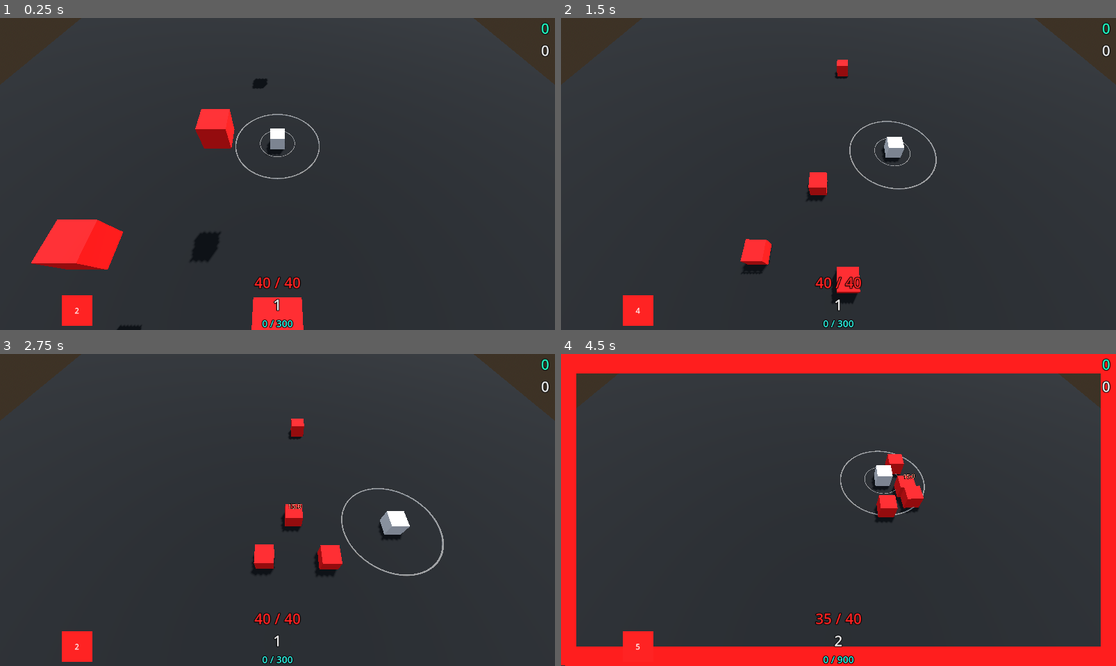
Above: before the commit, frames 1-4 (two rows, left to right).
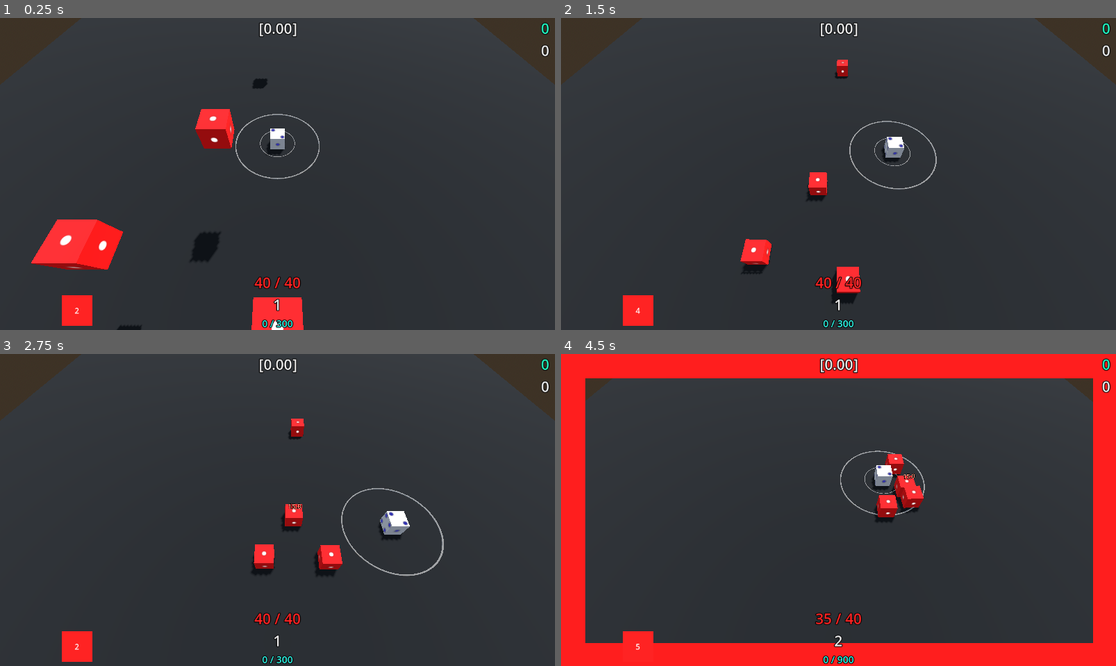
Above: after the commit, the same moments.

Repository: KamPit0605/gdc-project--dice-challenge
Game: Godot game, scene res://Scenes/prototype.tscn
The game is run twice, just before and just after one commit, with the same random seed, the same clock (stepped at 60 frames per second) and the same inputs.
Inputs (mouse positions are in pixels of both pictures, inside the frame that each line leads up to):
- Up to frame 1 (0.25 s): no input
- Up to frame 2 (1.5 s): tap Enter (ui_accept) at 0.5, 0.77 s; move the mouse to (960, 158) at 0.52 s; hold D (Move_Right) 0.53-1.28 s; click (960, 158) at 0.6 s; move the mouse to (727, 189) at 1.27 s; hold S (Move_Backward) from 1.28 s (still down); click (727, 189) at 1.35 s
- Up to frame 3 (2.75 s): tap Enter (ui_accept) at 1.52 s; move the mouse to (333, 441) at 2.02 s; release S (Move_Backward) at 2.03 s; hold D (Move_Right) from 2.03 s (still down); tap Z (Auto_Attack) at 2.1 s; click (333, 441) at 2.3 s
- Up to frame 4 (4.5 s): move the mouse to (810, 572) at 2.77 s; release D (Move_Right) at 2.78 s; hold W (Move_Forward) 2.78-3.53 s; tap L (Level Up) at 2.85 s; tap Enter (ui_accept) at 3.02, 3.77 s; click (810, 572) at 3.05 s; move the mouse to (1005, 556) at 3.52 s; hold A (Move_Left) from 3.53 s (still down); click (1005, 556) at 3.6 s; move the mouse to (672, 463) at 4.27 s; click (672, 463) at 4.35 s

The runs differ from the first frame. In frame 1, 0.4% of the frame differs, in the area x 10-54%, y 1-100%; in frame 2, 0.3%; in frame 3, 0.3%; in frame 4, 5.3%, in the area x 0-98%, y 1-100%.

Commit message:
2025-3-30 | Dice Textures! and CRITICAL TEXT

Diff:
--- a/Characters/Enemy/enemy_big_dice.tscn
+++ b/Characters/Enemy/enemy_big_dice.tscn
@@ -1,6 +1,7 @@
 [gd_scene format=3 uid="uid://8mqndqcu3plk"]
 
 [ext_resource type="Script" uid="uid://7pdjkuaqua56" path="res://Scripts/Enemy/enemy_big_dice.gd" id="1_el3yh"]
+[ext_resource type="Texture2D" uid="uid://calotiwvbebbh" path="res://Textures/Dice/DieSide4.png" id="2_5fh3b"]
 
 [sub_resource type="BoxShape3D" id="BoxShape3D_w0rp6"]
 size = Vector3(1.5, 1.5, 1.5)
@@ -42,6 +43,33 @@
 
 [node name="FollowingCooldown" type="Timer" parent="." unique_id=1520790909]
 
+[node name="Textures" type="Node3D" parent="." unique_id=1462640747]
+transform = Transform3D(1.5, 0, 0, 0, 1.5, 0, 0, 0, 1.5, 0, 0, 0)
+
+[node name="DiceSide(1)_1" type="Sprite3D" parent="Textures" unique_id=491812283]
+transform = Transform3D(0.255, 0, 0, 0, 0.255, 0, 0, 0, 0.255, 0, 0, 0.5099685)
+texture = ExtResource("2_5fh3b")
+
+[node name="DiceSide(1)_2" type="Sprite3D" parent="Textures" unique_id=1408893653]
+transform = Transform3D(0.255, 0, 0, 0, 0.255, 0, 0, 0, 0.255, 0, 0, -0.5041398)
+texture = ExtResource("2_5fh3b")
+
+[node name="DiceSide(1)_3" type="Sprite3D" parent="Textures" unique_id=1194217945]
+transform = Transform3D(0.255, 0, 0, 0, -1.1146404e-08, -0.255, 0, 0.255, -1.1146404e-08, 0, 0.5047648, -0.0023055375)
+texture = ExtResource("2_5fh3b")
+
+[node name="DiceSide(1)_4" type="Sprite3D" parent="Textures" unique_id=1742175343]
+transform = Transform3D(0.255, 0, 0, 0, -1.1146404e-08, -0.255, 0, 0.255, -1.1146404e-08, 0, -0.5026775, -0.0023055375)
+texture = ExtResource("2_5fh3b")
+
+[node name="DiceSide(1)_5" type="Sprite3D" parent="Textures" unique_id=572362975]
+transform = Transform3D(-1.1146404e-08, 0, 0.255, 0, 0.255, 0, -0.255, 0, -1.1146404e-08, -0.51649547, 0, 6.648898e-05)
+texture = ExtResource("2_5fh3b")
+
+[node name="DiceSide(1)_6" type="Sprite3D" parent="Textures" unique_id=1907491499]
+transform = Transform3D(-1.1146404e-08, 0, 0.255, 0, 0.255, 0, -0.255, 0, -1.1146404e-08, 0.50267863, 0, 6.648898e-05)
+texture = ExtResource("2_5fh3b")
+
 [connection signal="area_entered" from="EnemyTrigger" to="." method="_on_enemy_trigger_area_entered"]
 [connection signal="area_exited" from="EnemyTrigger" to="." method="_on_enemy_trigger_area_exited"]
 [connection signal="timeout" from="DamageCooldown" to="." method="_on_damage_cooldown_timeout"]
--- a/Characters/Enemy/enemy_huge_dice.tscn
+++ b/Characters/Enemy/enemy_huge_dice.tscn
@@ -1,6 +1,7 @@
 [gd_scene format=3 uid="uid://np1s8332f1a4"]
 
 [ext_resource type="Script" uid="uid://bv4irr41vh5fj" path="res://Scripts/Enemy/enemy_huge_dice.gd" id="1_t3ne1"]
+[ext_resource type="Texture2D" uid="uid://d0qgk7do0wdsr" path="res://Textures/Dice/DieSide6.png" id="2_cyxb2"]
 
 [sub_resource type="BoxShape3D" id="BoxShape3D_w0rp6"]
 size = Vector3(3, 3, 3)
@@ -42,6 +43,33 @@
 
 [node name="FollowingCooldown" type="Timer" parent="." unique_id=1520790909]
 
+[node name="Textures" type="Node3D" parent="." unique_id=1548517531]
+transform = Transform3D(2.985, 0, 0, 0, 2.985, 0, 0, 0, 2.985, 0, 0, 0)
+
+[node name="DiceSide(1)_1" type="Sprite3D" parent="Textures" unique_id=370147218]
+transform = Transform3D(0.255, 0, 0, 0, 0.255, 0, 0, 0, 0.255, 0, 0, 0.5099685)
+texture = ExtResource("2_cyxb2")
+
+[node name="DiceSide(1)_2" type="Sprite3D" parent="Textures" unique_id=1823475352]
+transform = Transform3D(0.255, 0, 0, 0, 0.255, 0, 0, 0, 0.255, 0, 0, -0.5041398)
+texture = ExtResource("2_cyxb2")
+
+[node name="DiceSide(1)_3" type="Sprite3D" parent="Textures" unique_id=1419110024]
+transform = Transform3D(0.255, 0, 0, 0, -1.1146404e-08, -0.255, 0, 0.255, -1.1146404e-08, 0, 0.5047648, -0.0023055375)
+texture = ExtResource("2_cyxb2")
+
+[node name="DiceSide(1)_4" type="Sprite3D" parent="Textures" unique_id=976391041]
+transform = Transform3D(0.255, 0, 0, 0, -1.1146404e-08, -0.255, 0, 0.255, -1.1146404e-08, 0, -0.5026775, -0.0023055375)
+texture = ExtResource("2_cyxb2")
+
+[node name="DiceSide(1)_5" type="Sprite3D" parent="Textures" unique_id=30341158]
+transform = Transform3D(-1.1146404e-08, 0, 0.255, 0, 0.255, 0, -0.255, 0, -1.1146404e-08, -0.51649547, 0, 6.648898e-05)
+texture = ExtResource("2_cyxb2")
+
+[node name="DiceSide(1)_6" type="Sprite3D" parent="Textures" unique_id=706436389]
+transform = Transform3D(-1.1146404e-08, 0, 0.255, 0, 0.255, 0, -0.255, 0, -1.1146404e-08, 0.50267863, 0, 6.648898e-05)
+texture = ExtResource("2_cyxb2")
+
 [connection signal="area_entered" from="EnemyTrigger" to="." method="_on_enemy_trigger_area_entered"]
 [connection signal="area_exited" from="EnemyTrigger" to="." method="_on_enemy_trigger_area_exited"]
 [connection signal="timeout" from="DamageCooldown" to="." method="_on_damage_cooldown_timeout"]
--- a/Characters/Enemy/enemy_low_dice.tscn
+++ b/Characters/Enemy/enemy_low_dice.tscn
@@ -1,6 +1,7 @@
 [gd_scene format=3 uid="uid://djs3rameploj"]
 
 [ext_resource type="Script" uid="uid://b31m018nvj25o" path="res://Scripts/Enemy/enemy_low_dice.gd" id="1_wwsqc"]
+[ext_resource type="Texture2D" uid="uid://i0grr37p2mnk" path="res://Textures/Dice/DieSide1.png" id="2_fowbw"]
 
 [sub_resource type="BoxShape3D" id="BoxShape3D_w0rp6"]
 
@@ -41,6 +42,32 @@
 
 [node name="FollowingCooldown" type="Timer" parent="." unique_id=1520790909]
 
+[node name="Textures" type="Node3D" parent="." unique_id=4417280]
+
+[node name="DiceSide(1)_1" type="Sprite3D" parent="Textures" unique_id=1331810839]
+transform = Transform3D(0.255, 0, 0, 0, 0.255, 0, 0, 0, 0.255, 0, 0, 0.5099685)
+texture = ExtResource("2_fowbw")
+
+[node name="DiceSide(1)_2" type="Sprite3D" parent="Textures" unique_id=875767138]
+transform = Transform3D(0.255, 0, 0, 0, 0.255, 0, 0, 0, 0.255, 0, 0, -0.5041398)
+texture = ExtResource("2_fowbw")
+
+[node name="DiceSide(1)_3" type="Sprite3D" parent="Textures" unique_id=713589428]
+transform = Transform3D(0.255, 0, 0, 0, -1.1146404e-08, -0.255, 0, 0.255, -1.1146404e-08, 0, 0.5047648, -0.0023055375)
+texture = ExtResource("2_fowbw")
+
+[node name="DiceSide(1)_4" type="Sprite3D" parent="Textures" unique_id=1083995165]
+transform = Transform3D(0.255, 0, 0, 0, -1.1146404e-08, -0.255, 0, 0.255, -1.1146404e-08, 0, -0.5026775, -0.0023055375)
+texture = ExtResource("2_fowbw")
+
+[node name="DiceSide(1)_5" type="Sprite3D" parent="Textures" unique_id=1633543872]
+transform = Transform3D(-1.1146404e-08, 0, 0.255, 0, 0.255, 0, -0.255, 0, -1.1146404e-08, -0.51649547, 0, 6.648898e-05)
+texture = ExtResource("2_fowbw")
+
+[node name="DiceSide(1)_6" type="Sprite3D" parent="Textures" unique_id=1179350507]
+transform = Transform3D(-1.1146404e-08, 0, 0.255, 0, 0.255, 0, -0.255, 0, -1.1146404e-08, 0.50267863, 0, 6.648898e-05)
+texture = ExtResource("2_fowbw")
+
 [connection signal="area_entered" from="EnemyTrigger" to="." method="_on_enemy_trigger_area_entered"]
 [connection signal="area_exited" from="EnemyTrigger" to="." method="_on_enemy_trigger_area_exited"]
 [connection signal="timeout" from="DamageCooldown" to="." method="_on_damage_cooldown_timeout"]
--- a/Characters/Enemy/enemy_strong_dice.tscn
+++ b/Characters/Enemy/enemy_strong_dice.tscn
@@ -1,6 +1,7 @@
 [gd_scene format=3 uid="uid://dos88ftpsxo1b"]
 
 [ext_resource type="Script" uid="uid://dbe2tlcem6851" path="res://Scripts/Enemy/enemy_strong_dice.gd" id="1_xuio4"]
+[ext_resource type="Texture2D" uid="uid://c36ynu8r61eui" path="res://Textures/Dice/DieSide3.png" id="2_dmmn1"]
 
 [sub_resource type="BoxShape3D" id="BoxShape3D_w0rp6"]
 
@@ -39,6 +40,32 @@
 
 [node name="FollowingCooldown" type="Timer" parent="." unique_id=1520790909]
 
+[node name="Textures" type="Node3D" parent="." unique_id=217290407]
+
+[node name="DiceSide(1)_1" type="Sprite3D" parent="Textures" unique_id=676585550]
+transform = Transform3D(0.255, 0, 0, 0, 0.255, 0, 0, 0, 0.255, 0, 0, 0.5099685)
+texture = ExtResource("2_dmmn1")
+
+[node name="DiceSide(1)_2" type="Sprite3D" parent="Textures" unique_id=1940503627]
+transform = Transform3D(0.255, 0, 0, 0, 0.255, 0, 0, 0, 0.255, 0, 0, -0.5041398)
+texture = ExtResource("2_dmmn1")
+
+[node name="DiceSide(1)_3" type="Sprite3D" parent="Textures" unique_id=1802090438]
+transform = Transform3D(0.255, 0, 0, 0, -1.1146404e-08, -0.255, 0, 0.255, -1.1146404e-08, 0, 0.5047648, -0.0023055375)
+texture = ExtResource("2_dmmn1")
+
+[node name="DiceSide(1)_4" type="Sprite3D" parent="Textures" unique_id=1956977087]
+transform = Transform3D(0.255, 0, 0, 0, -1.1146404e-08, -0.255, 0, 0.255, -1.1146404e-08, 0, -0.5026775, -0.0023055375)
+texture = ExtResource("2_dmmn1")
+
+[node name="DiceSide(1)_5" type="Sprite3D" parent="Textures" unique_id=438393546]
+transform = Transform3D(-1.1146404e-08, 0, 0.255, 0, 0.255, 0, -0.255, 0, -1.1146404e-08, -0.51649547, 0, 6.648898e-05)
+texture = ExtResource("2_dmmn1")
+
+[node name="DiceSide(1)_6" type="Sprite3D" parent="Textures" unique_id=716587213]
+transform = Transform3D(-1.1146404e-08, 0, 0.255, 0, 0.255, 0, -0.255, 0, -1.1146404e-08, 0.50267863, 0, 6.648898e-05)
+texture = ExtResource("2_dmmn1")
+
 [connection signal="area_entered" from="EnemyTrigger" to="." method="_on_enemy_trigger_area_entered"]
 [connection signal="area_exited" from="EnemyTrigger" to="." method="_on_enemy_trigger_area_exited"]
 [connection signal="timeout" from="DamageCooldown" to="." method="_on_damage_cooldown_timeout"]
--- a/Characters/Player/player_dice.tscn
+++ b/Characters/Player/player_dice.tscn
@@ -1,6 +1,12 @@
 [gd_scene format=3 uid="uid://dl7nnhww37r8j"]
 
 [ext_resource type="Script" uid="uid://b51xaavwp77nu" path="res://Scripts/Player/player_dice.gd" id="1_72tq2"]
+[ext_resource type="Texture2D" uid="uid://i0grr37p2mnk" path="res://Textures/Dice/DieSide1.png" id="2_m8pjy"]
+[ext_resource type="Texture2D" uid="uid://qutlpb3hl1m2" path="res://Textures/Dice/DieSide2.png" id="3_qbb6i"]
+[ext_resource type="Texture2D" uid="uid://c36ynu8r61eui" path="res://Textures/Dice/DieSide3.png" id="4_qonha"]
+[ext_resource type="Texture2D" uid="uid://calotiwvbebbh" path="res://Textures/Dice/DieSide4.png" id="5_alv2v"]
+[ext_resource type="Texture2D" uid="uid://c1qsyl5hxn0tw" path="res://Textures/Dice/DieSide5.png" id="6_rthal"]
+[ext_resource type="Texture2D" uid="uid://d0qgk7do0wdsr" path="res://Textures/Dice/DieSide6.png" id="6_y20hb"]
 
 [sub_resource type="BoxShape3D" id="BoxShape3D_avbah"]
 
@@ -190,6 +196,38 @@
 
 [node name="TextCountdown" type="Timer" parent="Text" unique_id=953081442]
 wait_time = 2.0
+
+[node name="Textures" type="Node3D" parent="." unique_id=1188324678]
+
+[node name="DiceSide1" type="Sprite3D" parent="Textures" unique_id=1175760595]
+transform = Transform3D(0.255, 0, 0, 0, 0.255, 0, 0, 0, 0.255, 0, 0, 0.5099685)
+modulate = Color(0.15734133, 0.15802383, 0.5566934, 1)
+texture = ExtResource("2_m8pjy")
+
+[node name="DiceSide2" type="Sprite3D" parent="Textures" unique_id=457914870]
+transform = Transform3D(0.255, 0, 0, 0, -1.1146404e-08, 0.255, 0, -0.255, -1.1146404e-08, 0, 0.5027782, -0.014969945)
+modulate = Color(0.15734133, 0.15802383, 0.5566934, 1)
+texture = ExtResource("3_qbb6i")
+
+[node name="DiceSide3" type="Sprite3D" parent="Textures" unique_id=1872182325]
+transform = Transform3D(-1.1146404e-08, -1.1146404e-08, 0.255, -0.255, 4.872248e-16, -1.1146404e-08, 0, -0.255, -1.1146404e-08, 0.507203, -0.0100726485, -0.014969945)
+modulate = Color(0.15734133, 0.15802383, 0.5566934, 1)
+texture = ExtResource("4_qonha")
+
+[node name="DiceSide4" type="Sprite3D" parent="Textures" unique_id=58676242]
+transform = Transform3D(3.343921e-08, 1.1146404e-08, -0.255, 0.255, -1.4616743e-15, 3.343921e-08, 5.399835e-23, -0.255, -1.1146404e-08, -0.50877106, -0.0100726485, -0.014969945)
+modulate = Color(0.15734133, 0.15802383, 0.5566934, 1)
+texture = ExtResource("5_alv2v")
+
+[node name="DiceSide5" type="Sprite3D" parent="Textures" unique_id=849430833]
+transform = Transform3D(-0.255, -1.1146402e-08, -3.34392e-08, 3.34392e-08, 1.1146404e-08, -0.255, 1.1146404e-08, -0.255, -1.1146402e-08, 0.014164448, -0.50094426, -0.0056890845)
+modulate = Color(0.15734133, 0.15802383, 0.5566934, 1)
+texture = ExtResource("6_rthal")
+
+[node name="DiceSide6" type="Sprite3D" parent="Textures" unique_id=1356679105]
+transform = Transform3D(-0.255, -1.1146402e-08, -3.3439203e-08, -1.1146406e-08, 0.255, 2.2292806e-08, 3.3439203e-08, 2.2292808e-08, -0.255, 0.014164448, -0.0100726485, -0.5014418)
+modulate = Color(0.15734133, 0.15802383, 0.5566934, 1)
+texture = ExtResource("6_y20hb")
 
 [connection signal="area_entered" from="PlayerTrigger" to="." method="_on_player_trigger_area_entered"]
 [connection signal="area_exited" from="PlayerTrigger" to="." method="_on_player_trigger_area_exited"]
--- a/Scenes/prototype.tscn
+++ b/Scenes/prototype.tscn
@@ -1,10 +1,16 @@
 [gd_scene format=3 uid="uid://01rc4wcxhoec"]
 
 [ext_resource type="Script" uid="uid://b51xaavwp77nu" path="res://Scripts/Player/player_dice.gd" id="2_6koui"]
+[ext_resource type="Texture2D" uid="uid://i0grr37p2mnk" path="res://Textures/Dice/DieSide1.png" id="2_fixtb"]
 [ext_resource type="Script" uid="uid://bs8exio7gkbd2" path="res://Scripts/Dice/Global_DiceScript.gd" id="2_uurmw"]
 [ext_resource type="PackedScene" uid="uid://wkbtlxu64hlw" path="res://UI/ui.tscn" id="3_3mrnv"]
 [ext_resource type="PackedScene" uid="uid://7shbr518fxwl" path="res://Scenes/Systems/EnemySpawner.tscn" id="3_6koui"]
+[ext_resource type="Texture2D" uid="uid://qutlpb3hl1m2" path="res://Textures/Dice/DieSide2.png" id="3_xnjhx"]
 [ext_resource type="PackedScene" uid="uid://ld1mxfj4vaxp" path="res://Scenes/Systems/dice_system.tscn" id="4_3mrnv"]
+[ext_resource type="Texture2D" uid="uid://c36ynu8r61eui" path="res://Textures/Dice/DieSide3.png" id="4_7dhkk"]
+[ext_resource type="Texture2D" uid="uid://calotiwvbebbh" path="res://Textures/Dice/DieSide4.png" id="5_bsdhg"]
+[ext_resource type="Texture2D" uid="uid://c1qsyl5hxn0tw" path="res://Textures/Dice/DieSide5.png" id="6_fixtb"]
+[ext_resource type="Texture2D" uid="uid://d0qgk7do0wdsr" path="res://Textures/Dice/DieSide6.png" id="7_2mp60"]
 
 [sub_resource type="ProceduralSkyMaterial" id="ProceduralSkyMaterial_6ox75"]
 sky_horizon_color = Color(0.66224277, 0.6717428, 0.6867428, 1)
@@ -251,6 +257,38 @@
 wait_time = 0.1
 
 [node name="HealthGainCooldown" type="Timer" parent="PlayerDice/Timers" unique_id=2082110432]
+
+[node name="Textures" type="Node3D" parent="PlayerDice" unique_id=2143777028]
+
+[node name="DiceSide1" type="Sprite3D" parent="PlayerDice/Textures" unique_id=294296381]
+transform = Transform3D(0.255, 0, 0, 0, 0.255, 0, 0, 0, 0.255, 0, 0, 0.5099685)
+modulate = Color(0.15734133, 0.15802383, 0.5566934, 1)
+texture = ExtResource("2_fixtb")
+
+[node name="DiceSide2" type="Sprite3D" parent="PlayerDice/Textures" unique_id=1434924105]
+transform = Transform3D(0.255, 0, 0, 0, -1.1146404e-08, 0.255, 0, -0.255, -1.1146404e-08, 0, 0.5027782, -0.014969945)
+modulate = Color(0.15734133, 0.15802383, 0.5566934, 1)
+texture = ExtResource("3_xnjhx")
+
+[node name="DiceSide3" type="Sprite3D" parent="PlayerDice/Textures" unique_id=1613559343]
+transform = Transform3D(-1.1146404e-08, -1.1146404e-08, 0.255, -0.255, 4.872248e-16, -1.1146404e-08, 0, -0.255, -1.1146404e-08, 0.507203, -0.0100726485, -0.014969945)
+modulate = Color(0.15734133, 0.15802383, 0.5566934, 1)
+texture = ExtResource("4_7dhkk")
+
+[node name="DiceSide4" type="Sprite3D" parent="PlayerDice/Textures" unique_id=1466336258]
+transform = Transform3D(3.343921e-08, 1.1146404e-08, -0.255, 0.255, -1.4616743e-15, 3.343921e-08, 5.399835e-23, -0.255, -1.1146404e-08, -0.50877106, -0.0100726485, -0.014969945)
+modulate = Color(0.15734133, 0.15802383, 0.5566934, 1)
+texture = ExtResource("5_bsdhg")
+
+[node name="DiceSide5" type="Sprite3D" parent="PlayerDice/Textures" unique_id=1301298382]
+transform = Transform3D(-0.255, -1.1146402e-08, -3.34392e-08, 3.34392e-08, 1.1146404e-08, -0.255, 1.1146404e-08, -0.255, -1.1146402e-08, 0.014164448, -0.50094426, -0.0056890845)
+modulate = Color(0.15734133, 0.15802383, 0.5566934, 1)
+texture = ExtResource("6_fixtb")
+
+[node name="DiceSide6" type="Sprite3D" parent="PlayerDice/Textures" unique_id=1331107883]
+transform = Transform3D(-0.255, -1.1146402e-08, -3.3439203e-08, -1.1146406e-08, 0.255, 2.2292806e-08, 3.3439203e-08, 2.2292808e-08, -0.255, 0.014164448, -0.0100726485, -0.5014418)
+modulate = Color(0.15734133, 0.15802383, 0.5566934, 1)
+texture = ExtResource("7_2mp60")
 
 [node name="Globals" type="Node" parent="." unique_id=1647484007]
 
--- a/Scripts/Dice/Global_DiceScript.gd
+++ b/Scripts/Dice/Global_DiceScript.gd
@@ -18,7 +18,9 @@
 func _process(_delta):
 	if RollDice == true:
 		_rolldice()
-
+	#AttackDNum = int
+	#DefenseDNum = int
+	#HealthDNum = int
 	acquiringDice()
 
 func _DiceNum(DiceNum):
--- a/Scripts/UI/UiScript.gd
+++ b/Scripts/UI/UiScript.gd
@@ -23,6 +23,11 @@
 @onready var AbilityDice = $DiceContainer2/AbilityDice
 @onready var AbilityDiceName = $DiceContainer2/AbilityDice/AName
 var AbilityNames: String = "Ability"
+
+@onready var CriticalRoleUI = $VBoxContainer/Criticals/CriticalRoleUI
+@onready var CriticalFailureUI = $VBoxContainer/Criticals/CriticalFailureUI
+@onready var CriticalTimer = $CriticalTimer
+var CriticalBool:bool
 #GlobalPlayerScript
 
 # Called when the node enters the scene tree for the first time.
@@ -57,6 +62,7 @@
 	_takingDamage()
 	_showThoseDice()
 	_abiltyDieNames()
+	CriticalDisplay()
 	#pass
 
 func _takingDamage():
@@ -92,3 +98,16 @@
 			AbilityNames="atk cldwn"
 		elif GlobalDiceScript.AbilityDRole >= 5:
 			AbilityNames="crit hit"
+
+func CriticalDisplay():
+	if !GlobalDiceScript.RollDice:
+		if ((GlobalDiceScript.AttackDNum == 6) && (GlobalDiceScript.DefenseDNum == 6) && (GlobalDiceScript.HealthDNum == 6)):
+			CriticalRoleUI.visible = true
+			CriticalTimer.start(2,0)
+		elif ((GlobalDiceScript.AttackDNum == 1) && (GlobalDiceScript.DefenseDNum == 1) && (GlobalDiceScript.HealthDNum == 1)):
+			CriticalFailureUI.visible = true
+			CriticalTimer.start(2.0)
+
+func _on_critical_timer_timeout():
+	CriticalRoleUI.visible = false
+	CriticalFailureUI.visible = false
--- a/UI/ui.tscn
+++ b/UI/ui.tscn
@@ -160,6 +160,18 @@
 &"RESET": SubResource("Animation_dajm1")
 }
 
+[sub_resource type="LabelSettings" id="LabelSettings_3sbvi"]
+font_size = 60
+font_color = Color(0.95686275, 0.95686275, 0, 0.95686275)
+outline_size = 15
+outline_color = Color(0.0142752165, 0.014275218, 0.014275218, 1)
+
+[sub_resource type="LabelSettings" id="LabelSettings_nm1m0"]
+font_size = 60
+font_color = Color(0.39215687, 0.2, 0.7411765, 0.95686275)
+outline_size = 15
+outline_color = Color(0.0142752165, 0.014275218, 0.014275218, 1)
+
 [node name="UI" type="Control" unique_id=20405237]
 layout_mode = 3
 anchors_preset = 15
@@ -173,67 +185,56 @@
 [node name="HurtIndicator" type="Control" parent="." unique_id=1709179627]
 visible = false
 layout_mode = 1
-anchors_preset = 8
-anchor_left = 0.5
-anchor_top = 0.5
-anchor_right = 0.5
-anchor_bottom = 0.5
-offset_left = -20.0
-offset_top = -20.0
-offset_right = 20.0
-offset_bottom = 20.0
+anchor_right = 1.0
+anchor_bottom = 0.98800004
+offset_bottom = 7.776001
 grow_horizontal = 2
 grow_vertical = 2
 
 [node name="HitInd1" type="ColorRect" parent="HurtIndicator" unique_id=213715251]
 layout_mode = 1
-anchors_preset = -1
-anchor_left = 0.5
-anchor_top = -7.6000004
-anchor_right = 0.5
-anchor_bottom = -7.6000004
-offset_left = -567.99994
-offset_right = 584.00006
-offset_bottom = 40.0
+anchors_preset = 10
+anchor_right = 1.0
+offset_bottom = 50.0
+grow_horizontal = 2
+color = Color(1, 0.11764706, 0.11764706, 1)
+
+[node name="HitInd2" type="ColorRect" parent="HurtIndicator" unique_id=1698556784]
+layout_mode = 1
+anchors_preset = 12
+anchor_top = 1.0
+anchor_right = 1.0
+anchor_bottom = 1.0
+offset_top = -48.0
+offset_bottom = 2.0
 grow_horizontal = 2
 grow_vertical = 0
 color = Color(1, 0.11764706, 0.11764706, 1)
 
-[node name="HitInd2" type="ColorRect" parent="HurtIndicator" unique_id=1698556784]
-layout_mode = 1
-anchors_preset = -1
-anchor_left = 0.5
-anchor_top = 8.6
-anchor_right = 0.5
-anchor_bottom = 8.6
-offset_left = -567.99994
-offset_top = -40.0
-offset_right = 584.00006
+[node name="HitInd3" type="ColorRect" parent="HurtIndicator" unique_id=2090397475]
+layout_mode = 1
+anchors_preset = 9
+anchor_bottom = 1.0
+offset_right = 50.0
+grow_vertical = 2
 color = Color(1, 0.11764706, 0.11764706, 1)
 
-[node name="HitInd3" type="ColorRect" parent="HurtIndicator" unique_id=2090397475]
-layout_mode = 0
-offset_left = -523.99994
-offset_top = -304.0
-offset_right = 123.14288
-offset_bottom = -264.0
-rotation = 1.5707964
-color = Color(1, 0.11764706, 0.11764706, 1)
-
 [node name="HitInd4" type="ColorRect" parent="HurtIndicator" unique_id=1862255033]
 layout_mode = 1
-anchors_preset = -1
-anchor_left = 15.1
-anchor_right = 15.1
-offset_left = 6.1035156e-05
-offset_top = -304.0
-offset_right = 647.14294
-offset_bottom = -264.0
-rotation = 1.5707964
+anchors_preset = 11
+anchor_left = 1.0
+anchor_right = 1.0
+anchor_bottom = 1.0
+offset_left = -48.0
+offset_right = 2.0
+grow_horizontal = 0
+grow_vertical = 2
 color = Color(1, 0.11764706, 0.11764706, 1)
 
 [node name="HurtIndicatorTimer" type="Timer" parent="." unique_id=296221084]
 wait_time = 0.5
+
+[node name="CriticalTimer" type="Timer" parent="." unique_id=938970969]
 
 [node name="HealthLevelXP" type="VBoxContainer" parent="." unique_id=1239138341]
 layout_mode = 1
@@ -430,4 +431,40 @@
 root_node = NodePath("../../DiceContainer/AttackDice")
 libraries/ = SubResource("AnimationLibrary_e6gg6")
 
+[node name="VBoxContainer" type="VBoxContainer" parent="." unique_id=270339400]
+layout_mode = 1
+anchors_preset = 5
+anchor_left = 0.5
+anchor_right = 0.5
+offset_left = -64.5
+offset_right = 64.5
+offset_bottom = 88.0
+grow_horizontal = 2
+
+[node name="KillsTextUI" type="Label" parent="VBoxContainer" unique_id=1202270386]
+layout_mode = 2
+size_flags_horizontal = 4
+text = "[0.00]"
+label_settings = SubResource("LabelSettings_2fwl4")
+
+[node name="Criticals" type="VBoxContainer" parent="VBoxContainer" unique_id=358116091]
+layout_mode = 2
+size_flags_horizontal = 4
+size_flags_vertical = 4
+
+[node name="CriticalRoleUI" type="Label" parent="VBoxContainer/Criticals" unique_id=1114336313]
+visible = false
+layout_mode = 2
+size_flags_horizontal = 4
+text = "CRITICAL!!!"
+label_settings = SubResource("LabelSettings_3sbvi")
+
+[node name="CriticalFailureUI" type="Label" parent="VBoxContainer/Criticals" unique_id=2110014071]
+visible = false
+layout_mode = 2
+size_flags_horizontal = 4
+text = "CRITICAL..."
+label_settings = SubResource("LabelSettings_nm1m0")
+
 [connection signal="timeout" from="HurtIndicatorTimer" to="." method="_on_hurt_indicator_timer_timeout"]
+[connection signal="timeout" from="CriticalTimer" to="." method="_on_critical_timer_timeout"]
Binary file added: Textures/Dice/DieSide1.png
Not shown, added: Textures/Dice/DieSide1.png.import
Binary file added: Textures/Dice/DieSide2.png
Not shown, added: Textures/Dice/DieSide2.png.import
Binary file added: Textures/Dice/DieSide3.png
Not shown, added: Textures/Dice/DieSide3.png.import
Binary file added: Textures/Dice/DieSide4.png
Not shown, added: Textures/Dice/DieSide4.png.import
Binary file added: Textures/Dice/DieSide5.png
Not shown, added: Textures/Dice/DieSide5.png.import
Binary file added: Textures/Dice/DieSide6.png
Not shown, added: Textures/Dice/DieSide6.png.import
